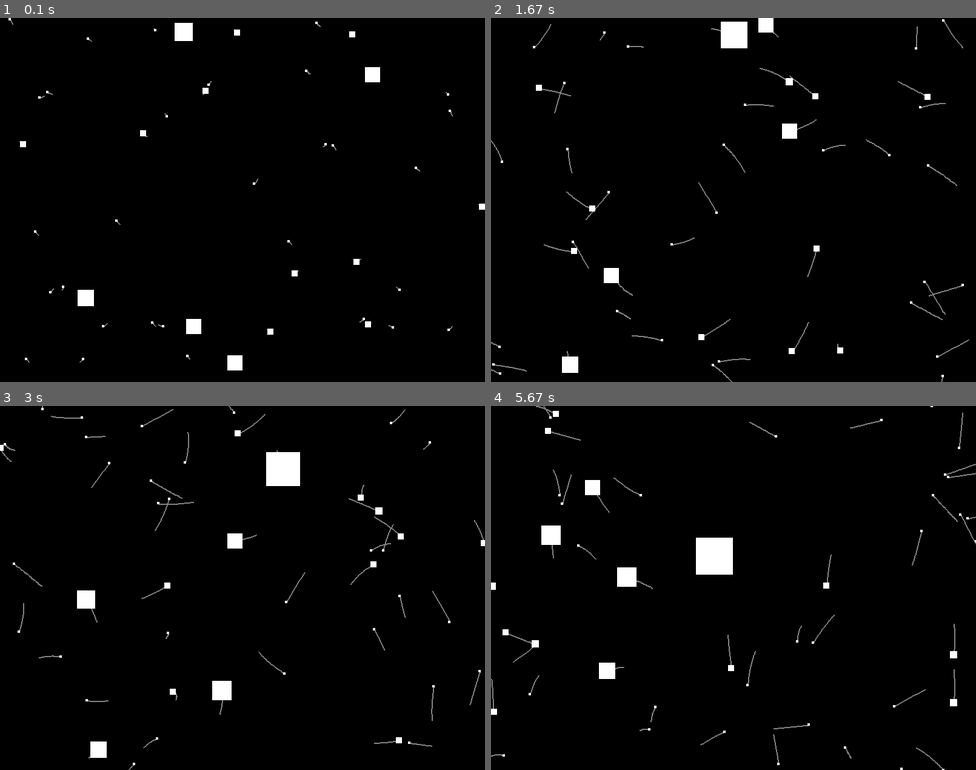
Above: before the commit, frames 1-4 (two rows, left to right).
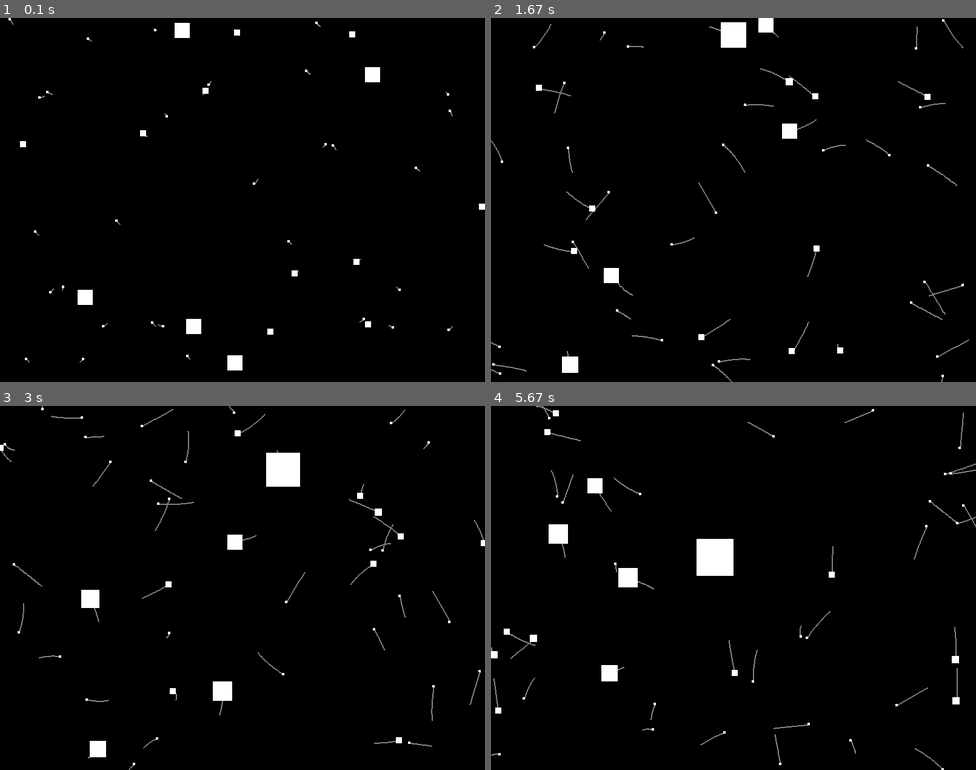
Above: after the commit, the same moments.

Repository: victor-oganwo/lab8-pygame
Game: pygame game, started from main.py
Same seed, same stepped clock (60 frames per second), same inputs: the game is played once before the commit and once after it.
Inputs:
- Up to frame 1 (0.1 s): no input
- Up to frame 2 (1.67 s): no input
- Up to frame 3 (3 s): no input
- Up to frame 4 (5.67 s): no input

The runs differ from the first frame. In frame 1, less than 0.1% of the frame differs, in the area x 16-40%, y 1-80%; in frame 2, 0.1%; in frame 3, 0.5%; in frame 4, 1.9%, in the area x 0-100%, y 0-100%.

Commit message:
exam: q9 - animated growth

Diff:
--- a/main.py
+++ b/main.py
@@ -38,6 +38,7 @@
 GLOBAL_MAX_SPEED: float = 120.0
 TRAILS_LENGTH: int = 30
 TRAIL_COLOR: tuple[int, int, int] = (130, 130, 130)
+GROWTH_SPEED: float = 0.5
 
 TEST_MODE_ON: bool = False
 TEST_SPEED_TOLERANCE: float = 0.01
@@ -52,7 +53,9 @@
     y: float
     vx: float
     vy: float
-    size: int
+    size: float
+    target_size: float
+    growth_rate: float
     max_speed: float
     age: float
     lifespan: float
@@ -65,8 +68,8 @@
 
 def check_collision(a: Square, b: Square) -> bool:
     # I used pygame.Rect here because my squares are already rectangles on screen.
-    rect_a = pygame.Rect(int(a.x), int(a.y), a.size, a.size)
-    rect_b = pygame.Rect(int(b.x), int(b.y), b.size, b.size)
+    rect_a = pygame.Rect(int(a.x), int(a.y), int(a.size), int(a.size))
+    rect_b = pygame.Rect(int(b.x), int(b.y), int(b.size), int(b.size))
     return rect_a.colliderect(rect_b)
 
 
@@ -85,15 +88,20 @@
             bigger = other if smaller is square else square
             eaten_ids.add(id(smaller))
 
-            # I made growth half the prey size so it is visible but not too fast.
-            bigger.size = min(MAX_GROWN_SIZE, bigger.size + max(1, smaller.size // 2))
-            bigger.max_speed = compute_max_speed(bigger.size)
+            # I made growth half the prey size, but now it animates toward a target.
+            new_target_size = min(
+                MAX_GROWN_SIZE,
+                bigger.target_size + max(1, int(smaller.size) // 2),
+            )
+            bigger.target_size = new_target_size
+            bigger.growth_rate = (bigger.target_size - bigger.size) / GROWTH_SPEED
+            bigger.max_speed = compute_max_speed(bigger.target_size)
             clamp_speed(bigger)
 
     return eaten_ids
 
 
-def compute_max_speed(size: int) -> float:
+def compute_max_speed(size: float) -> float:
     size_range = MAX_GROWN_SIZE - MIN_SQUARE_SIZE
     if size_range == 0:
         return GLOBAL_MAX_SPEED
@@ -121,7 +129,9 @@
         y=float(y),
         vx=float(vx),
         vy=float(vy),
-        size=size,
+        size=float(size),
+        target_size=float(size),
+        growth_rate=0.0,
         max_speed=max_speed,
         age=0.0,
         lifespan=lifespan,
@@ -247,6 +257,15 @@
         square.trail.pop(0)
 
 
+def apply_growth_animation(square: Square, delta_time: float) -> None:
+    if square.size >= square.target_size:
+        square.size = square.target_size
+        square.growth_rate = 0.0
+        return
+
+    square.size = min(square.target_size, square.size + square.growth_rate * delta_time)
+
+
 def apply_chase_behavior(
     square: Square,
     smaller_squares: List[Square],
@@ -313,8 +332,10 @@
         # Phase 1: Age and check for lifespan expiration.
         square.age += delta_time
         if square.age >= square.lifespan:
-            updated_squares.append(create_random_square(square.size))
-            continue
+            updated_squares.append(create_random_square(int(round(square.size))))
+            continue
+
+        apply_growth_animation(square, delta_time)
 
         # Phase 2: Detect neighbors and apply steering behaviors.
         bigger_squares = find_bigger_nearby_squares(square, squares, FLEE_RADIUS)
@@ -357,7 +378,7 @@
 
     # I respawn eaten squares with their same size so the starting mix stays balanced.
     return [
-        create_random_square(square.size) if id(square) in eaten_ids else square
+        create_random_square(int(round(square.size))) if id(square) in eaten_ids else square
         for square in updated_squares
     ]
 
@@ -376,7 +397,7 @@
         pygame.draw.rect(
             screen,
             (255, 255, 255),
-            (int(square.x), int(square.y), square.size, square.size),
+            (int(square.x), int(square.y), int(square.size), int(square.size)),
         )
 
 
@@ -388,6 +409,8 @@
         vx=60.0,
         vy=80.0,
         size=10,
+        target_size=10,
+        growth_rate=0.0,
         max_speed=100.0,
         age=0.0,
         lifespan=999.0,
Not shown, changed: MY_EXAM.md
